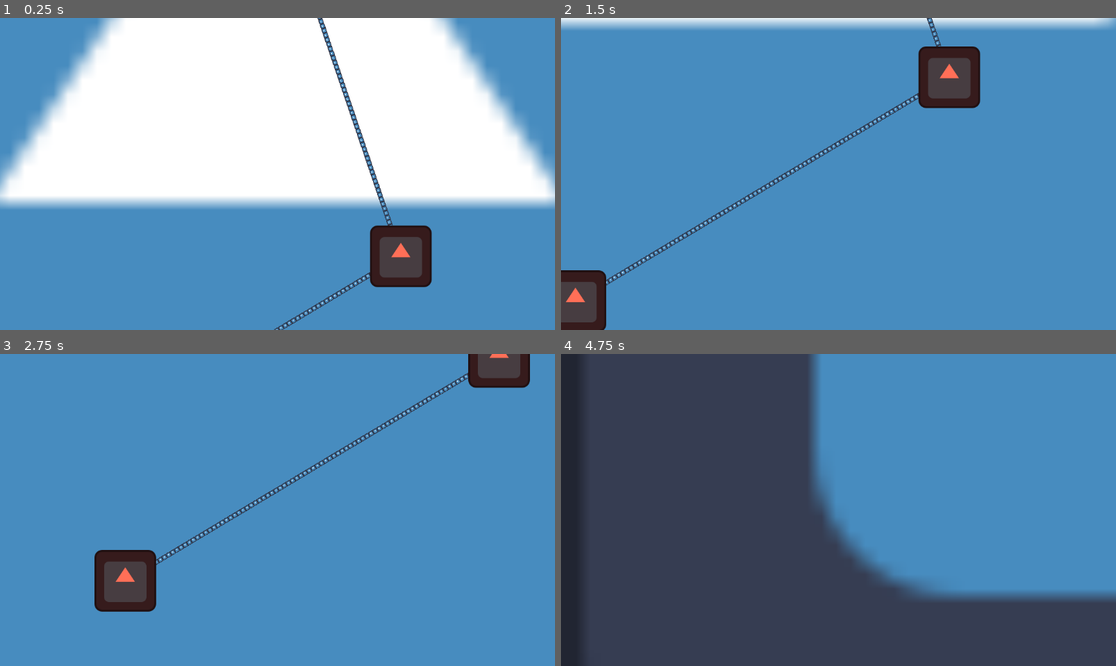
Above: before the commit, frames 1-4 (two rows, left to right).
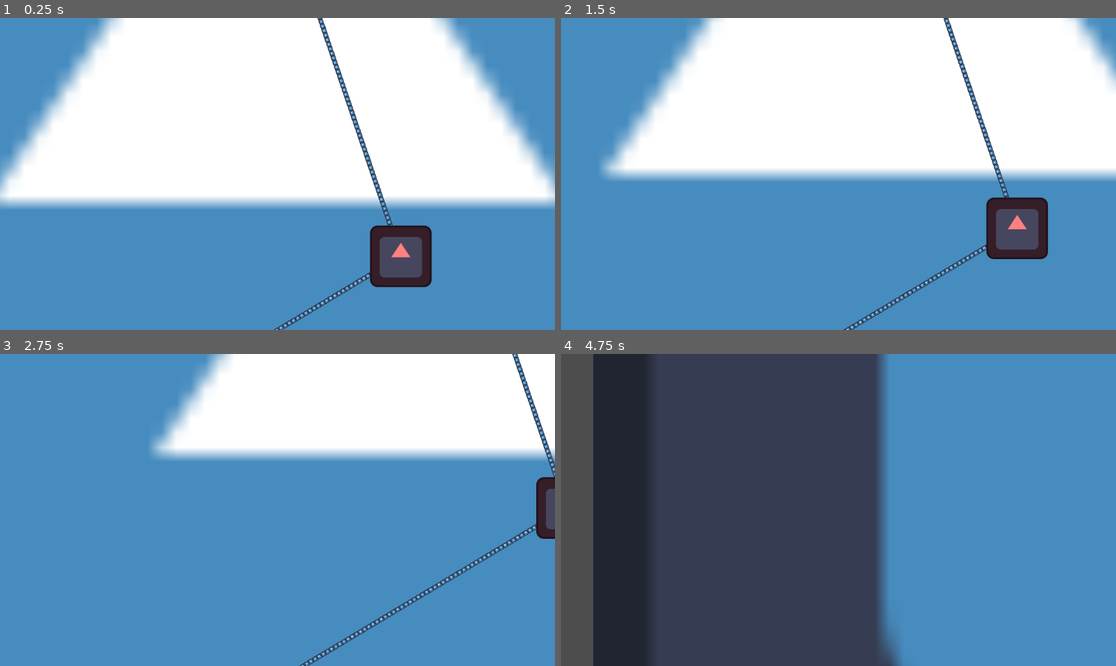
Above: after the commit, the same moments.

Repository: MaddestOfLads/jam-for-a-cause-team-stick-bug-game
Game: Godot game, scene res://Scene/map.tscn
The game is run twice, just before and just after one commit, with the same random seed, the same clock (stepped at 60 frames per second) and the same inputs. The engine's default icon, where the game draws it, is replaced by a stand-in: a white triangle on a blue panel in a dark square.
Inputs (mouse positions are in pixels of both pictures, inside the frame that each line leads up to):
- Up to frame 1 (0.25 s): no input
- Up to frame 2 (1.5 s): tap Enter at 0.5 s; drag from (960, 255) to (894, 105) at 0.52 s; tap Space at 1.25 s; drag from (727, 189) to (894, 105) at 1.27 s
- Up to frame 3 (2.75 s): tap Enter at 2 s; move the mouse to (127, 581) at 2.02 s; press the mouse at (127, 581) at 2.03 s
- Up to frame 4 (4.75 s): release the mouse at (688, 581) at 2.75 s; tap Space at 2.75, 4.25 s; drag from (810, 572) to (1060, 357) at 2.77 s; tap Enter at 3.5 s; move the mouse to (1005, 556) at 3.52 s; press the mouse at (1005, 556) at 3.53 s; release the mouse at (1005, 556) at 4.25 s; drag from (672, 463) to (938, 366) at 4.27 s

The runs differ from the first frame. In frame 1, 1.0% of the frame differs, in the area x 68-76%, y 70-84%; in frame 2, 49%, in the area x 0-100%, y 0-100%; in frame 3, 27%; in frame 4, 34%.

Commit message:
Add bridging (bugged, allows for bridging the same island to itself or making multiple bridges between 2 islands)

Diff:
--- a/Scene/island.tscn
+++ b/Scene/island.tscn
@@ -13,5 +13,4 @@
 shape = SubResource("RectangleShape2D_sk6ow")
 
 [node name="Sprite2D" type="Sprite2D" parent="." unique_id=1469256903]
-modulate = Color(0.99999255, 0.43744603, 0.34260872, 1)
 texture = ExtResource("2_w07yj")
--- a/Scene/map.tscn
+++ b/Scene/map.tscn
@@ -8,12 +8,13 @@
 [sub_resource type="RectangleShape2D" id="RectangleShape2D_3vi7k"]
 size = Vector2(3840, 3840)
 
-[node name="Map" type="Node2D" unique_id=961070656 node_paths=PackedStringArray("camera", "_test_island_1", "_test_island_2", "_test_island_3")]
+[node name="Map" type="Node2D" unique_id=961070656 node_paths=PackedStringArray("camera", "island_and_bridge_root", "_test_island_1", "_test_island_2", "_test_island_3")]
 script = ExtResource("1_5mejs")
 camera = NodePath("Camera2D")
-_test_island_1 = NodePath("Islands/Island1")
-_test_island_2 = NodePath("Islands/Island2")
-_test_island_3 = NodePath("Islands/Island3")
+island_and_bridge_root = NodePath("IslandAndBridgeRoot")
+_test_island_1 = NodePath("IslandAndBridgeRoot/Island1")
+_test_island_2 = NodePath("IslandAndBridgeRoot/Island2")
+_test_island_3 = NodePath("IslandAndBridgeRoot/Island3")
 
 [node name="Sprite2D" type="Sprite2D" parent="." unique_id=1615771826]
 position = Vector2(1920, 1920)
@@ -30,16 +31,13 @@
 offset = Vector2(1920, 1920)
 script = ExtResource("3_54rcs")
 
-[node name="Islands" type="Node" parent="." unique_id=22276009]
+[node name="IslandAndBridgeRoot" type="Node" parent="." unique_id=22276009]
 
-[node name="Island1" parent="Islands" unique_id=1290088679 instance=ExtResource("4_31wal")]
+[node name="Island1" parent="IslandAndBridgeRoot" unique_id=1290088679 instance=ExtResource("4_31wal")]
 position = Vector2(1400, 2556)
-island_ID = 1
 
-[node name="Island2" parent="Islands" unique_id=145559495 instance=ExtResource("4_31wal")]
+[node name="Island2" parent="IslandAndBridgeRoot" unique_id=145559495 instance=ExtResource("4_31wal")]
 position = Vector2(2176, 2091)
-island_ID = 2
 
-[node name="Island3" parent="Islands" unique_id=1996463198 instance=ExtResource("4_31wal")]
+[node name="Island3" parent="IslandAndBridgeRoot" unique_id=1996463198 instance=ExtResource("4_31wal")]
 position = Vector2(1899, 1275)
-island_ID = 3
--- a/Script/bridge.gd
+++ b/Script/bridge.gd
@@ -1,23 +1,38 @@
 class_name Bridge extends Line2D
 
 
-var _island_1: Island = null
-var _island_2: Island = null
+var island_1: Island = null
+var island_2: Island = null
 
 func _init() -> void:
-	self.add_point(Vector2.ZERO)
-	self.add_point(Vector2.ZERO)
+	add_point(Vector2.ZERO)
+	add_point(Vector2.ZERO)
 
-func build(island_1: Island, island_2: Island) -> Bridge:
-	self._island_1 = island_1
-	self._island_2 = island_2
+func build(start_island: Island, end_island: Island) -> Bridge:
+	if(start_island == end_island):
+		return null
 
-	self.points[0] = _island_1.position
-	self.points[1] = _island_2.position
+	island_1 = start_island
+	island_2 = end_island
 
+	set_ends(island_1.position, self.island_2.position)
+	# TODO: change color to normal color
 	return self
 
-func preview(island_1 : Island, cursor_pos : Vector2):
-	self.points[0] = island_1.position
-	self.points[1] = cursor_pos
+func start_bridging(start_island : Island):
+	island_1 = start_island
+	set_ends(start_island.position, start_island.position)
+	# TODO: change color to "bridging" color
 	return
+
+func set_ends(start : Vector2, end : Vector2):
+	if(start != null):
+		points[0] = start
+	if (end != null):
+		points[1] = end
+
+func set_ends_to_islands():
+	if (island_1 != null):
+		points[0] = island_1.position
+	if (island_2 != null):
+		points[1] = island_2.position
--- a/Script/island.gd
+++ b/Script/island.gd
@@ -1,18 +1,40 @@
 class_name Island extends Area2D
 
-@export var island_ID: int = -1
+@export var id: int = -1
 
+var _default_modulate : Color = Color(1.0, 0.5, 0.5)
+var _hovered_modulate : Color = Color(0.5, 1.0, 0.5)
 
-# Wraps existing signals mouse_entered and mouse_exited inside custom signals that also pass the island ID.
+# Signals to wrap the built-in signals mouse_entered and mouse_exited inside custom signals, because these signals have no arguments by default and we also need to pass a reference to the hovered/unhovered island.
 signal island_hovered(island)
 signal island_no_longer_hovered(island)
 
+var connected_bridges : Array[Bridge] = []
+
 func _ready() -> void:
-    self.mouse_entered.connect(on_mouse_entered)
-    self.mouse_exited.connect(on_mouse_exited)
+    mouse_entered.connect(on_mouse_entered)
+    mouse_exited.connect(on_mouse_exited)
+    modulate = _default_modulate
 
 func on_mouse_entered():
+    modulate = _hovered_modulate
     island_hovered.emit(self)
 
 func on_mouse_exited():
-    island_no_longer_hovered.emit(self)
+    modulate = _default_modulate
+    island_no_longer_hovered.emit()
+
+func add_bridge(bridge : Bridge):
+    connected_bridges.append(bridge)
+
+func remove_bridge(bridge : Bridge):
+    for i in range(connected_bridges.size()):
+        if (connected_bridges[i] == bridge):
+            connected_bridges.remove_at(i)
+            break
+
+func is_other_island_already_connected(other : Island) -> bool:
+    for i in range(connected_bridges.size()):
+        if (connected_bridges[i].island_1 == other or self.connected_bridges[i].island_2 == other):
+            return true
+    return false
--- a/Script/map.gd
+++ b/Script/map.gd
@@ -3,22 +3,22 @@
 
 const _BRIDGE = preload("uid://bbfrx0mxarvxs")
 
-
 @export var connection_array: Array[Connection] = []
 @export var camera : Camera2D = null
+@export var island_and_bridge_root : Node = null
 @export var _test_island_1: Island = null
 @export var _test_island_2: Island = null
 @export var _test_island_3: Island = null
 
-
-var _hovered_island : Island = null
+var _hovered_island : Island = null # Used for drawing bridges; updated through signals emited by islands
+var _drawn_bridge : Bridge = null # Bridge that is currently being drawn; null if no bridge is being drawn.
 
 func _ready() -> void:
 	connect_island_signals()
 	spawn_test_bridges()
 
 func connect_island_signals():
-	for child : Node in get_children():
+	for child : Node in island_and_bridge_root.get_children():
 		if child is Island:
 			child.island_hovered.connect(on_island_hovered)
 			child.island_no_longer_hovered.connect(on_island_no_longer_hovered)
@@ -30,9 +30,30 @@
 	add_child(test_bridge_2)
 
 func _unhandled_input(event: InputEvent) -> void:
+	'''
+	For mouse movement:
+		- If mouse is unclicked and there's a bridge being drawn, stop drawing bridge
+		- If mouse is clicked:
+			- If a bridge is already being drawn, move end of the bridge
+			- Otherwise, if an island is hovered, and mouse was JUST clicked, start drawing bridge
+			- Otherwise, pan the camera
+
+	For mouse click:
+		- If scroll up, zoom out
+		- If scroll down, zoom in
+	'''
+
 	if event is InputEventMouseMotion:
-		if event.button_mask == MOUSE_BUTTON_MASK_LEFT:
-			camera.position -= event.relative / camera.zoom
+		if (not Input.is_action_pressed("left_click") and _drawn_bridge != null):
+			stop_drawing_bridge(_hovered_island)
+
+		elif Input.is_action_pressed("left_click"):
+			if (_drawn_bridge != null):
+				_drawn_bridge.points[1] += event.relative / camera.zoom
+			elif (_hovered_island != null):
+				start_drawing_bridge(_hovered_island)
+			else:
+				camera.position -= event.relative / camera.zoom
 
 	elif event is InputEventMouseButton:
 		if event.is_pressed():
@@ -42,9 +63,28 @@
 				camera.zoom_in()
 
 func on_island_hovered(island : Island):
-	print("Island " + island.ID + " hovered")
-	self._hovered_island = island
+	_hovered_island = island
 
-func on_island_no_longer_hovered(island : Island):
-	print("Island " + island.ID + " no longer hovered")
-	self._hovered_island = null
+func on_island_no_longer_hovered():
+	_hovered_island = null
+
+func start_drawing_bridge(start_island : Island):
+	_drawn_bridge = _BRIDGE.instantiate()
+	_drawn_bridge.start_bridging(start_island)
+	island_and_bridge_root.add_child(_drawn_bridge)
+	return
+
+func stop_drawing_bridge(end_island : Island):
+	if (end_island == null && _drawn_bridge != null):
+		print("Bridge failed!")
+		_drawn_bridge.queue_free()
+	elif (end_island == _drawn_bridge.island_1):
+		print("Can't bridge an island to itself!")
+		pass # TODO: show a "same island" popup
+	elif(end_island.is_other_island_already_connected(_drawn_bridge.island_1)):
+		print("Island already connected!")
+		pass # TODO: show an "island already connected" popup
+	else:
+		_drawn_bridge.island_2 = end_island
+		_drawn_bridge.set_ends_to_islands()
+	_drawn_bridge = null
--- a/project.godot
+++ b/project.godot
@@ -19,6 +19,14 @@
 
 project/assembly_name="STICKBUG"
 
+[input]
+
+left_click={
+"deadzone": 0.2,
+"events": [Object(InputEventMouseButton,"resource_local_to_scene":false,"resource_name":"","device":-1,"window_id":0,"alt_pressed":false,"shift_pressed":false,"ctrl_pressed":false,"meta_pressed":false,"button_mask":1,"position":Vector2(200, 13),"global_position":Vector2(209, 61),"factor":1.0,"button_index":1,"canceled":false,"pressed":true,"double_click":false,"script":null)
+]
+}
+
 [physics]
 
 3d/physics_engine="Jolt Physics"
